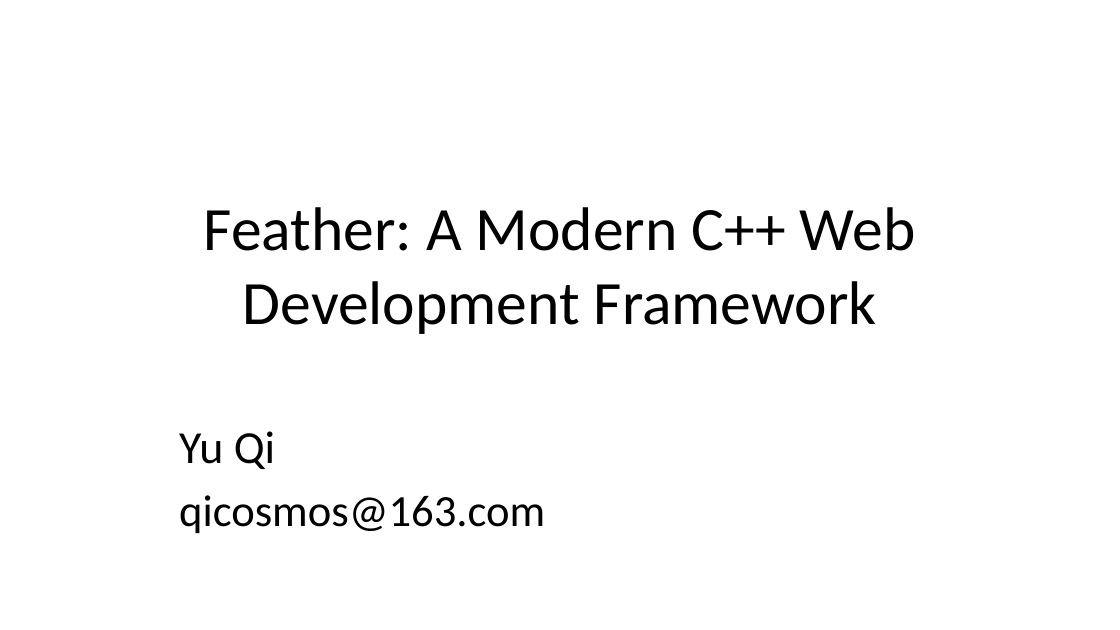
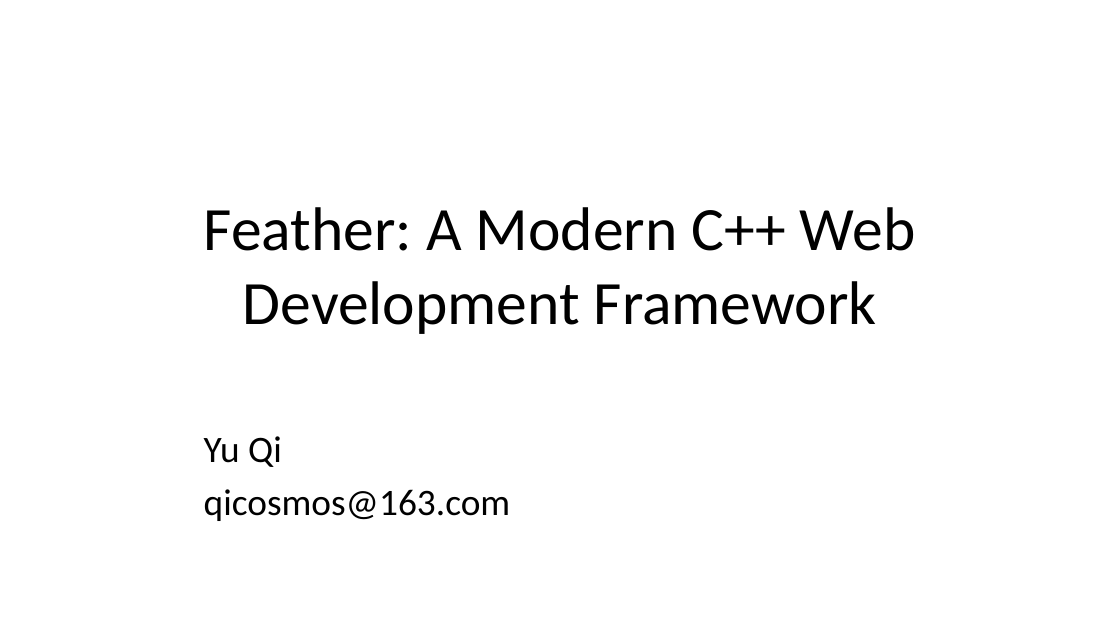
Before and after one commit to qicosmos/cppcon2018, a slide deck: slide 1 of cppcon2018.pptx. Drawn at 1120x630 pixels with LibreOffice and Linux fonts; fonts in the diff are those of the drawing. Boxes give left, top, right and bottom in pixels: in the first picture for what was removed or moved away, otherwise in the second. Text is boxed around its words. In the diff, an @@ line names an element or a change of style, - is before the commit and + after.

```diff
--- a/cppcon2018.pptx
+++ b/cppcon2018.pptx
@@ subtitle "Yu Qi": place and size @@
-subtitle "Yu Qi" at box(179, 431, 545, 534)
+subtitle "Yu Qi" at box(204, 436, 511, 521)
@@ subtitle "Yu Qi" at box(204, 436, 511, 521): size 29.4 to 24.1 pt in "Yu Qi"; size 28.7 to 24.1 pt in "qicosmos@163.com"; less space between paragraphs @@
```
Also in this commit, not shown: 4 other slides changed, 12 slides added.
